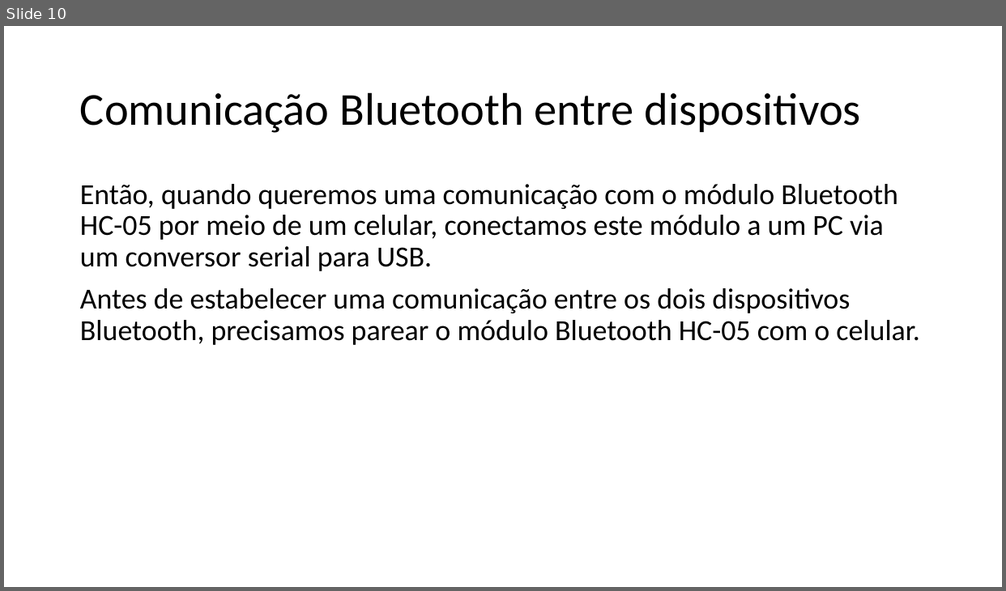
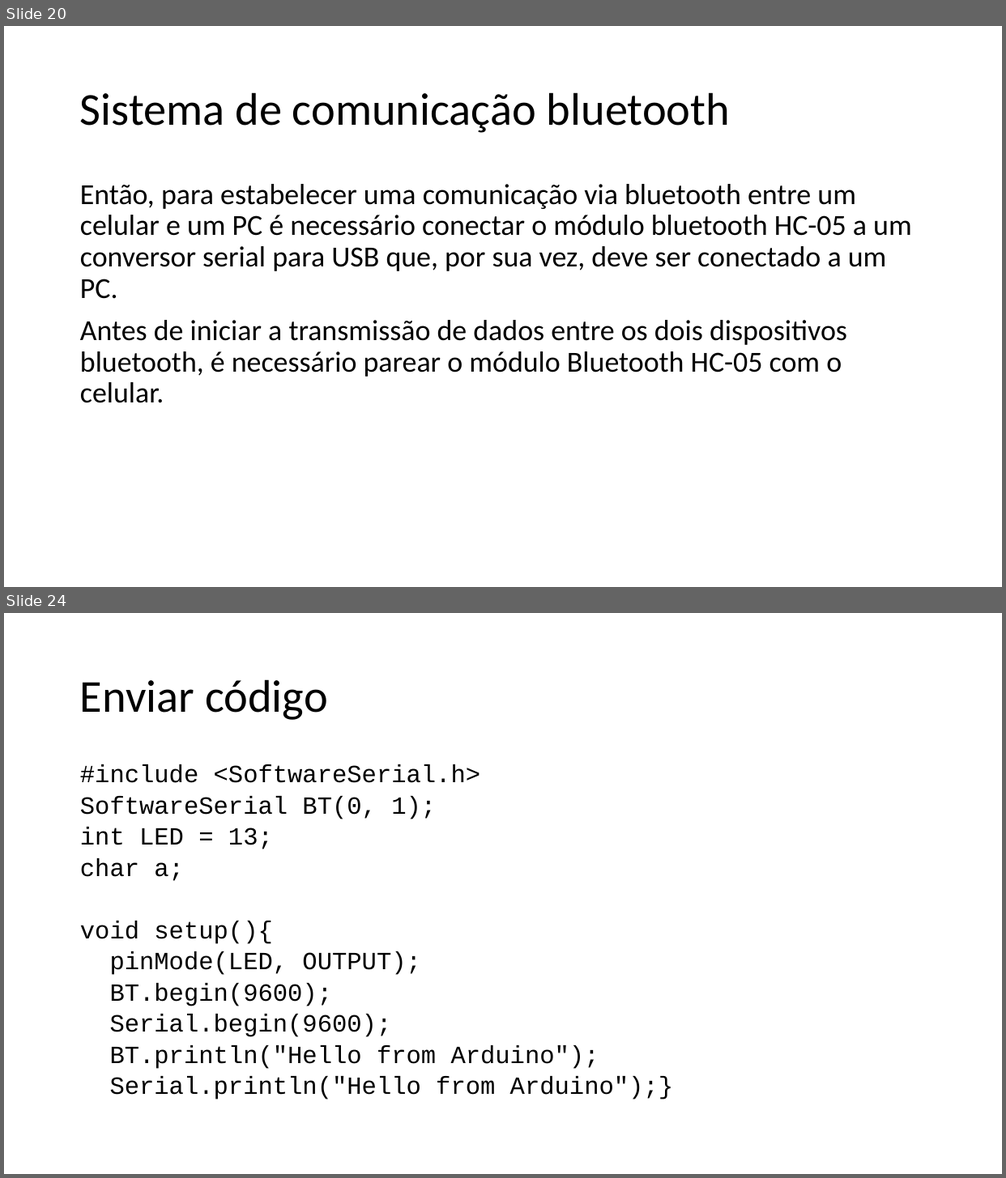
Before and after one commit to salmo-jr/public-slides, a slide deck: arduino-bluetooth.pptx. Shown one above the other, each under a label of ours: slide 10 before the commit, slides 20 and 24 after it; the slides between them are not shown. The pictures are 1006x591 and 1006x1178 pixels, drawn with LibreOffice and Linux fonts; fonts in the diff are those of the drawing. Boxes give left, top, right and bottom in pixels: in the first picture for what was removed or moved away, otherwise in the second. Text is boxed around its words. In the diff, an @@ line names an element or a change of style, - is before the commit and + after.

```diff
--- a/arduino-bluetooth.pptx
+++ b/arduino-bluetooth.pptx
@@ slide 24 added at (4, 613, 1002, 1174), background #FFFFFF @@
@@ title added at (80, 679, 328, 720), 44 pt, text #000000 @@
+Enviar código
@@ text added at (80, 764, 673, 1100), 23.8 pt, text #000000 @@
+#include <SoftwareSerial.h>
+SoftwareSerial BT(0, 1);
+int LED = 13;
+char a;
+void setup(){
+pinMode(LED, OUTPUT);
+BT.begin(9600);
+Serial.begin(9600);
+BT.println("Hello from Arduino");
+Serial.println("Hello from Arduino");}
@@ what was slide 10 is now slide 20 @@
@@ slide 20 changed as well @@
@@ title at (80, 92, 730, 133): text changed @@
-Comunicação Bluetooth entre dispositivos
+Sistema de comunicação bluetooth
@@ text at (80, 184, 912, 403): text changed @@
-Então, quando queremos uma comunicação com o módulo Bluetooth HC-05 por meio de um celular, conectamos este módulo a um PC via um conversor serial para USB.
-Antes de estabelecer uma comunicação entre os dois dispositivos Bluetooth, precisamos parear o módulo Bluetooth HC-05 com o celular.
+Então, para estabelecer uma comunicação via bluetooth entre um celular e um PC é necessário conectar o módulo bluetooth HC-05 a um conversor serial para USB que, por sua vez, deve ser conectado a um PC.
+Antes de iniciar a transmissão de dados entre os dois dispositivos bluetooth, é necessário parear o módulo Bluetooth HC-05 com o celular.
```
Also in this commit, not shown: 7 other slides changed, 18 other slides added, 1 slide removed, 5 other files.
